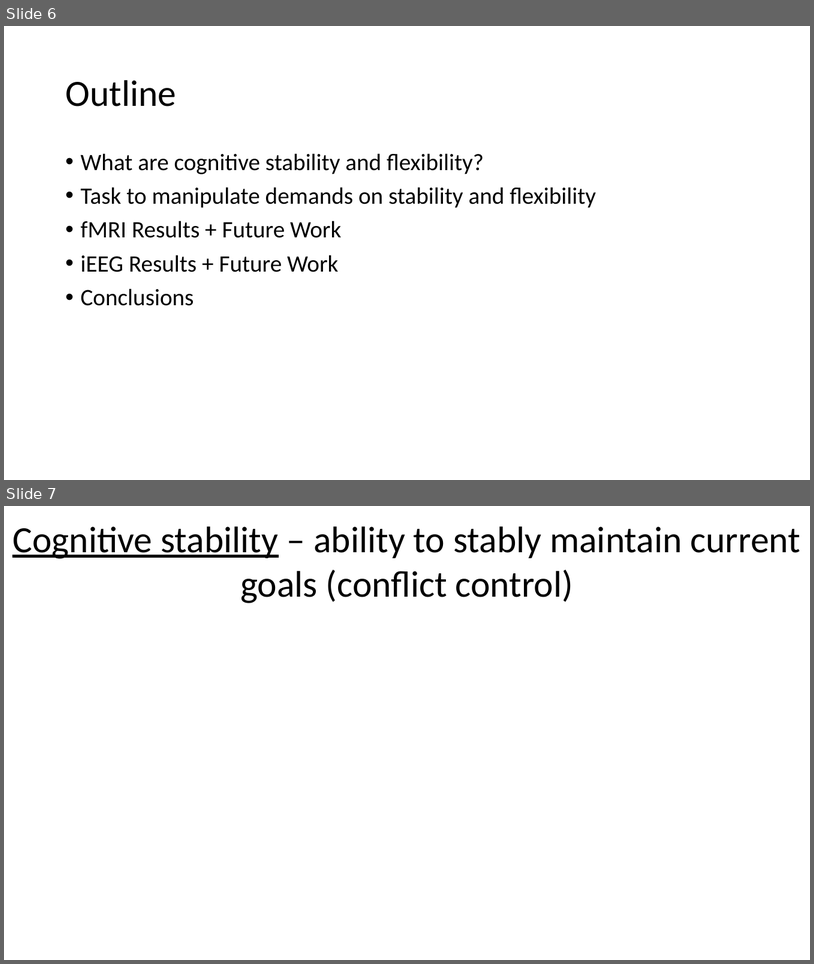
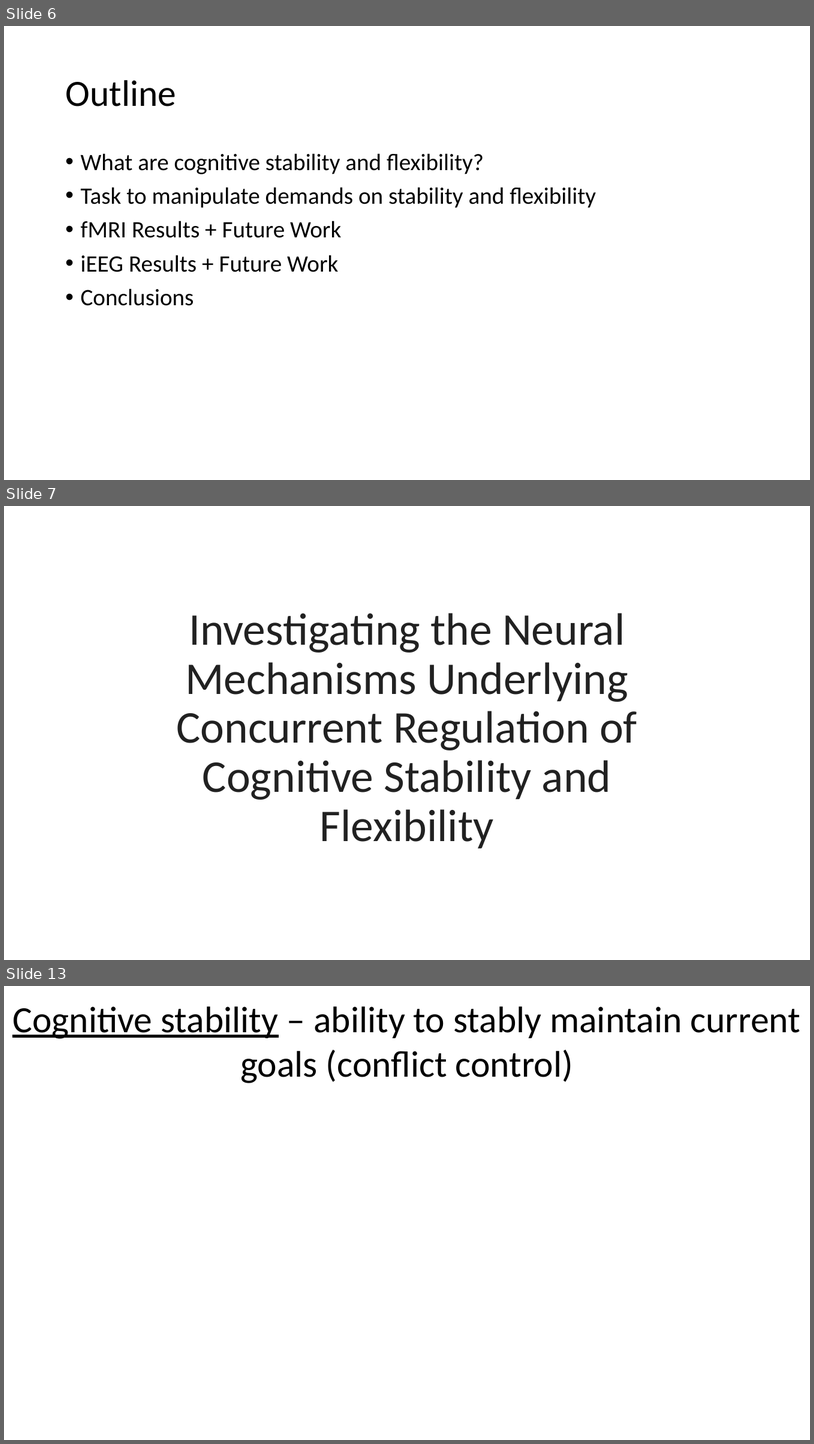
Before and after one commit to jimzhang629/third_year_talk, a slide deck: thirdYearTalk_JZ1.pptx. Shown one above the other, each under a label of ours: slides 6 and 7 before the commit, slides 6, 7 and 13 after it; the slides between them are not shown. The pictures are 814x964 and 814x1444 pixels, drawn with LibreOffice and Linux fonts; fonts in the diff are those of the drawing. Boxes give left, top, right and bottom in pixels: in the first picture for what was removed or moved away, otherwise in the second. Text is boxed around its words. In the diff, an @@ line names an element or a change of style, - is before the commit and + after.

```diff
--- a/thirdYearTalk_JZ1.pptx
+++ b/thirdYearTalk_JZ1.pptx
@@ slide 7 added at [4, 506, 810, 960], background #FFFFFF @@
@@ title added at [176, 613, 638, 849], 54 pt, text #212121 @@
+Investigating the Neural Mechanisms Underlying Concurrent Regulation of Cognitive Stability and Flexibility
@@ what was slide 7 is now slide 13 @@
```
Also in this commit, not shown: 10 other slides added.
